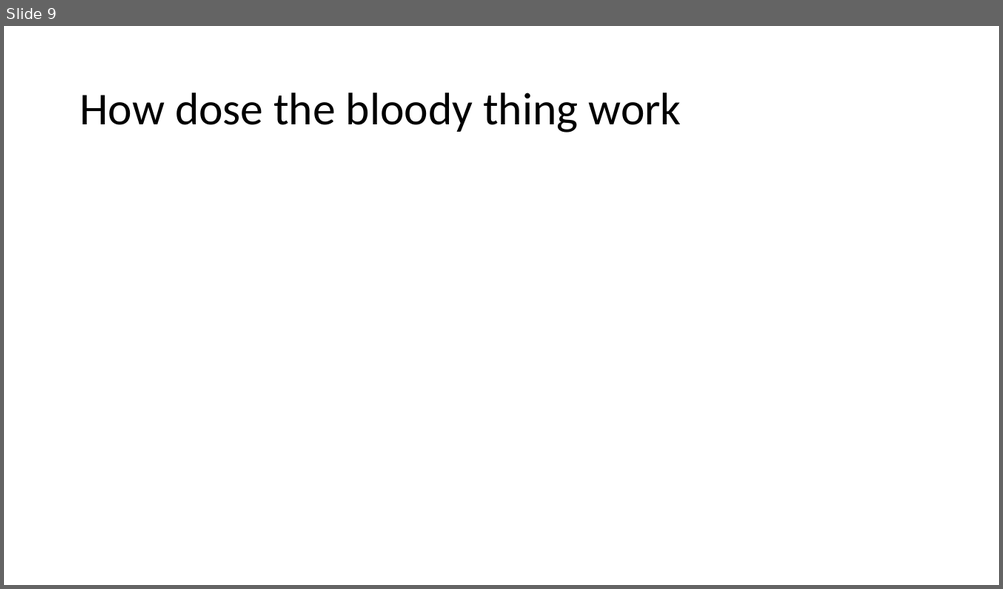
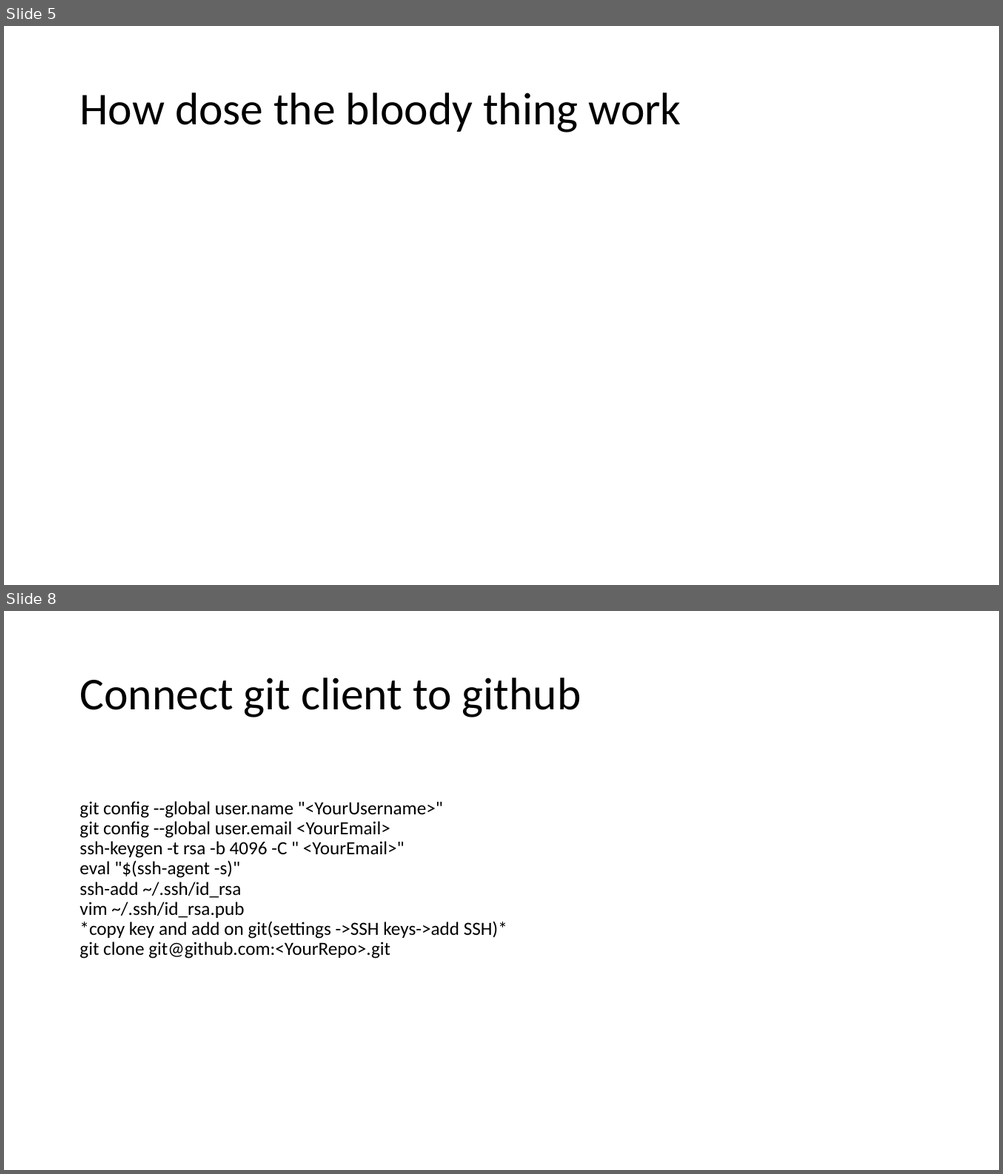
Before and after one commit to ToreAndreAsheim/tech-thursday, a slide deck: 2020-09-03 Git og Github/Git.pptx. Shown one above the other, each under a label of ours: slide 9 before the commit, slides 5 and 8 after it; the slides between them are not shown. The pictures are 1003x589 and 1003x1174 pixels, drawn with LibreOffice and Linux fonts; fonts in the diff are those of the drawing. Boxes give left, top, right and bottom in pixels: in the first picture for what was removed or moved away, otherwise in the second. Text is boxed around its words. In the diff, an @@ line names an element or a change of style, - is before the commit and + after.

```diff
--- a/2020-09-03 Git og Github/Git.pptx
+++ b/2020-09-03 Git og Github/Git.pptx
@@ slide 8 added at (4, 611, 999, 1170), background #FFFFFF @@
@@ title added at (79, 678, 581, 718), 44 pt, text #000000 @@
+Connect git client to github
@@ text added at (79, 801, 507, 959), 18 pt, text #000000 @@
+git config --global user.name "<YourUsername>"
+git config --global user.email <YourEmail>
+ssh-keygen -t rsa -b 4096 -C " <YourEmail>"
+eval "$(ssh-agent -s)"
+ssh-add ~/.ssh/id_rsa
+vim ~/.ssh/id_rsa.pub
+*copy key and add on git(settings ->SSH keys->add SSH)*
+git clone git@github.com:<YourRepo>.git
@@ what was slide 9 is now slide 5 @@
```
Also in this commit, not shown: 5 slides changed, 9 other slides added, 2 slides removed.
